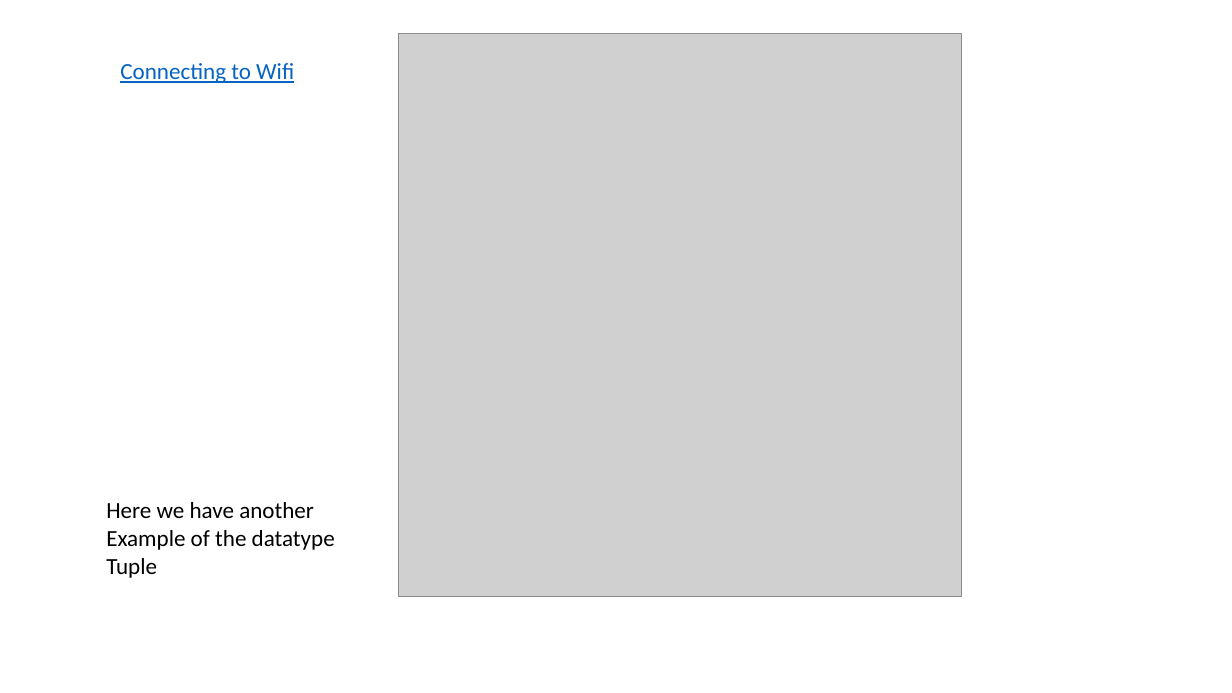
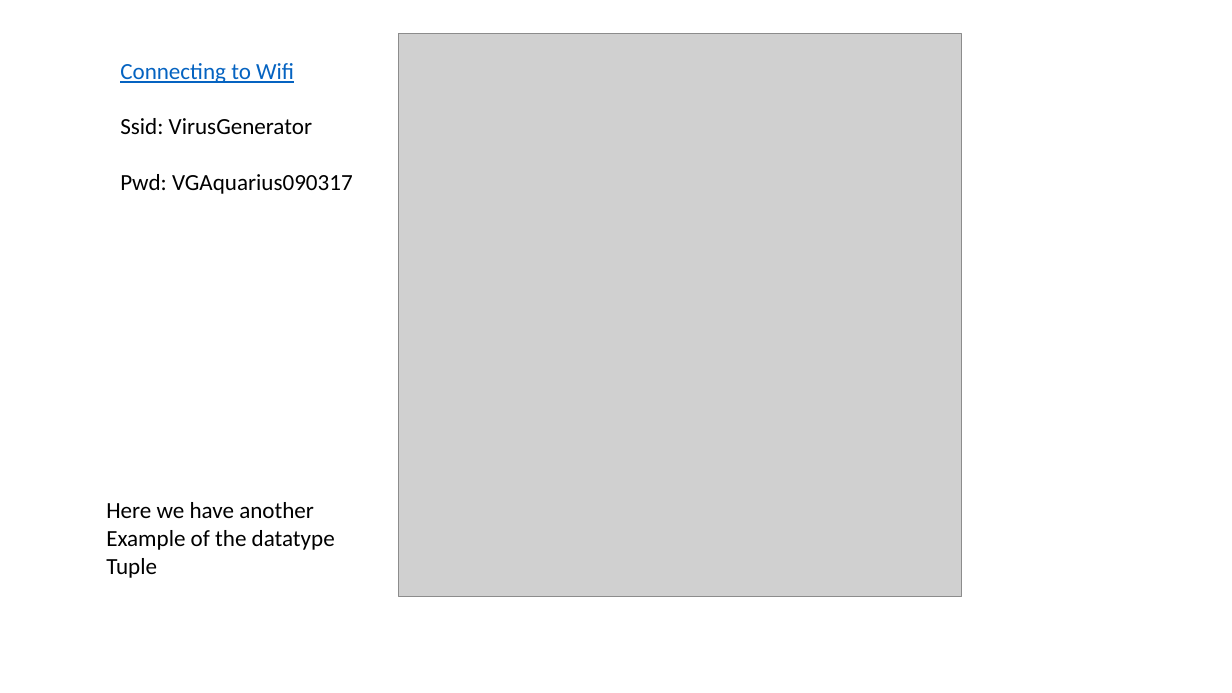
Before and after one commit to ssgoh/The-Pi-Club, a slide deck: slide 8 of Club Meetings 2023/Meeting 01 - Jan 8 2023/Lesson.pptm. Drawn at 1232x693 pixels with LibreOffice and Linux fonts; fonts in the diff are those of the drawing; grey boxes stand for pictures. Boxes give left, top, right and bottom in pixels: in the first picture for what was removed or moved away, otherwise in the second. Text is boxed around its words. In the diff, an @@ line names an element or a change of style, - is before the commit and + after.

```diff
--- a/Club Meetings 2023/Meeting 01 - Jan 8 2023/Lesson.pptm
+++ b/Club Meetings 2023/Meeting 01 - Jan 8 2023/Lesson.pptm
@@ text at box(120, 118, 353, 194): paragraphs added @@
+Ssid: VirusGenerator
+Pwd: VGAquarius090317
```
Also in this commit, not shown: 1 other slide changed, 3 slides added, 2 other files.
